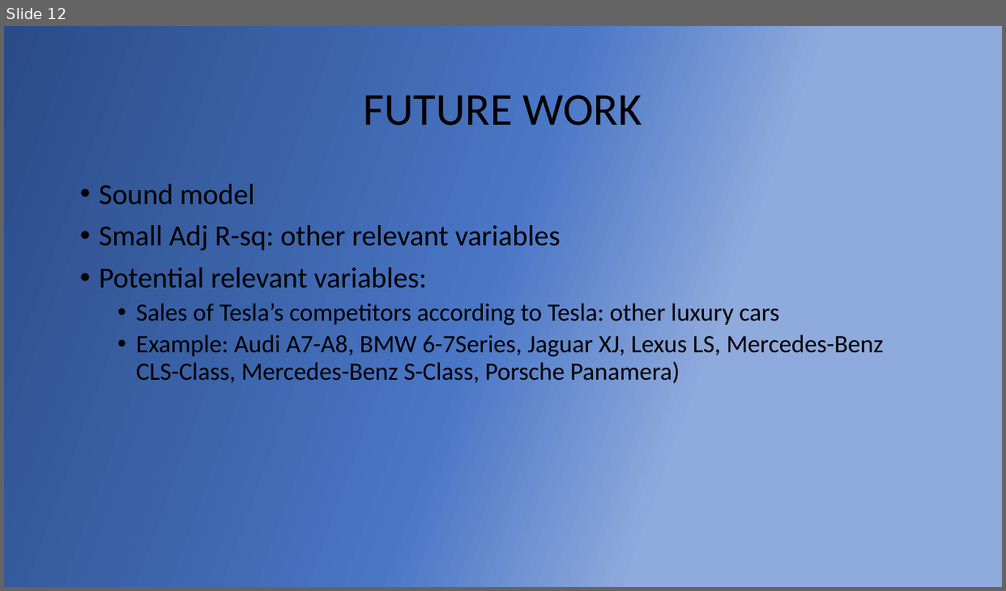
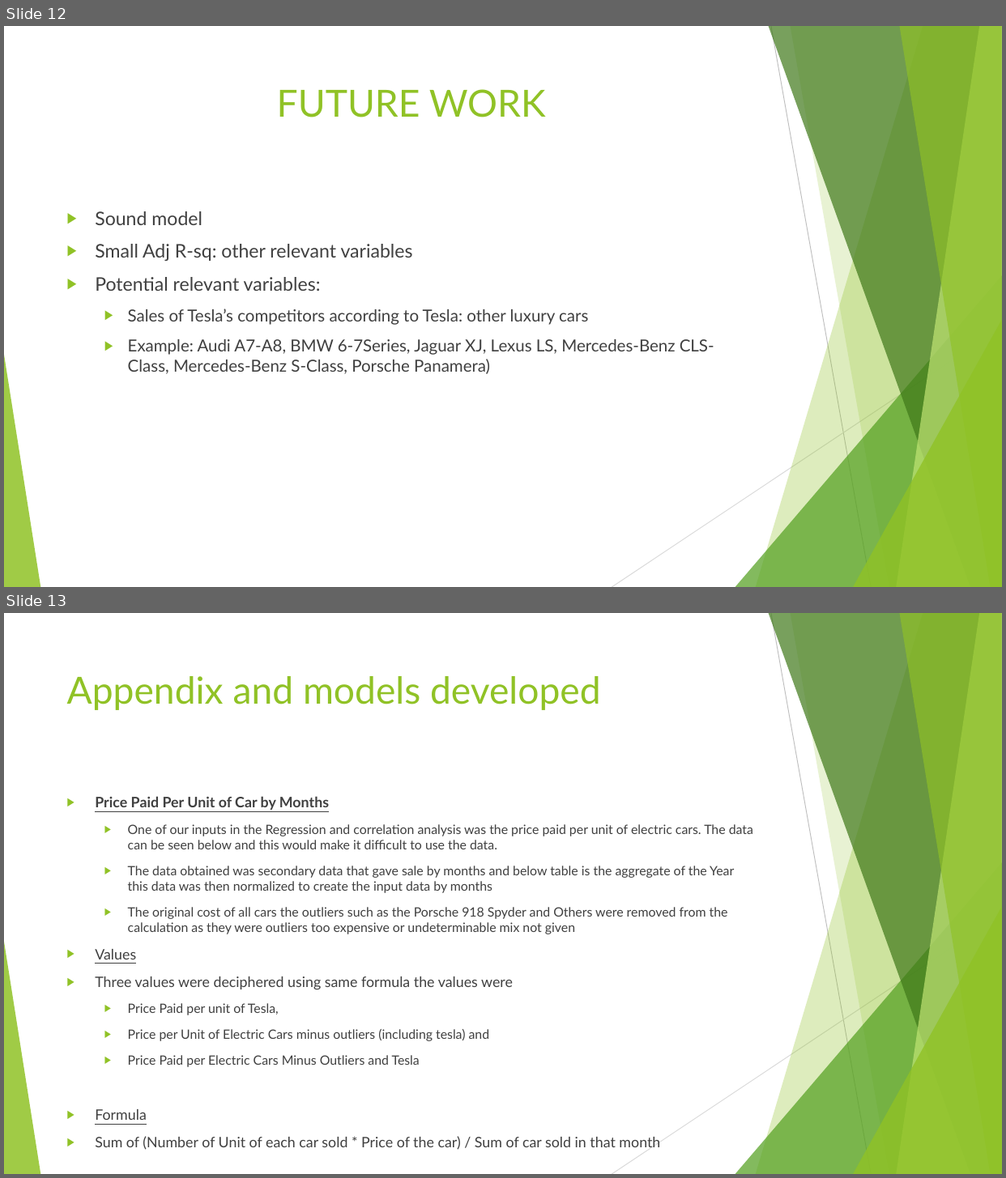
Before and after one commit to sonamgupta1105/Tesla_Analytics, a slide deck: finalPptTesla.pptx. Shown one above the other, each under a label of ours: slide 12 before the commit, slides 12 and 13 after it. The pictures are 1006x591 and 1006x1178 pixels, drawn with LibreOffice and Linux fonts; fonts in the diff are those of the drawing. Boxes give left, top, right and bottom in pixels: in the first picture for what was removed or moved away, otherwise in the second. Text is boxed around its words. In the diff, an @@ line names an element or a change of style, - is before the commit and + after.

```diff
--- a/finalPptTesla.pptx
+++ b/finalPptTesla.pptx
@@ slide 13 added at [4, 613, 1002, 1174], background #FFFFFF; not listed: 10 template elements that a slide beside it also shows @@
@@ title added at [67, 676, 601, 710], 36 pt, text #90C226 @@
+Appendix and models developed
@@ text added at [95, 796, 753, 1150], 12.4 pt, text #404040 @@
+▶ Price Paid Per Unit of Car by Months
+  ▶ One of our inputs in the Regression and correlation analysis was the price paid per unit of electric cars. The data can be seen below and this would make it difficult to use the data.
+  ▶ The data obtained was secondary data that gave sale by months and below table is the aggregate of the Year this data was then normalized to create the input data by months
+  ▶ The original cost of all cars the outliers such as the Porsche 918 Spyder and Others were removed from the calculation as they were outliers too expensive or undeterminable mix not given
+▶ Values
+▶ Three values were deciphered using same formula the values were
+  ▶ Price Paid per unit of Tesla,
+  ▶ Price per Unit of Electric Cars minus outliers (including tesla) and
+  ▶ Price Paid per Electric Cars Minus Outliers and Tesla
+▶ Formula
+▶ Sum of (Number of Unit of each car sold * Price of the car) / Sum of car sold in that month
@@ slide 12 changed as well @@
@@ background gradient #2A4B86 to #3A61A6 to #4A76C6 to #8FAADC to #FFFFFF @@
@@ title "FUTURE WORK": place and size @@
-title "FUTURE WORK" at [364, 95, 642, 126]
+title "FUTURE WORK" at [277, 89, 546, 118]
@@ title "FUTURE WORK" at [277, 89, 546, 118]: size 44 to 36 pt, font Calibri to Lato, text colour #000000 to #90C226; line spacing 0.9 to 1; vertical alignment middle to top @@
@@ text "Sound model": place and size @@
-text "Sound model" at [99, 184, 884, 383]
+text "Sound model" at [95, 211, 714, 374]
@@ text "Sound model" at [95, 211, 714, 374]: size 28 to 18 pt in "Sound model", "Small Adj R-sq: other relevant variables", "Potential relevant variables:"; font Calibri to Lato, text colour #000000 to #404040; size 24 to 16 pt in "Sales of Tesla’s competitors according to Tesla: ...", "Example: Audi A7-A8, BMW 6-7Series, Jaguar XJ, ..."; bullet • to ▶; line spacing 0.9 to 1; more space between paragraphs @@
@@ group added at [4, 26, 1002, 587]: 5 freeform shapes, 3 triangles, 2 lines @@
```
Also in this commit, not shown: 10 other slides changed, 4 other slides added, 2 slides removed.
